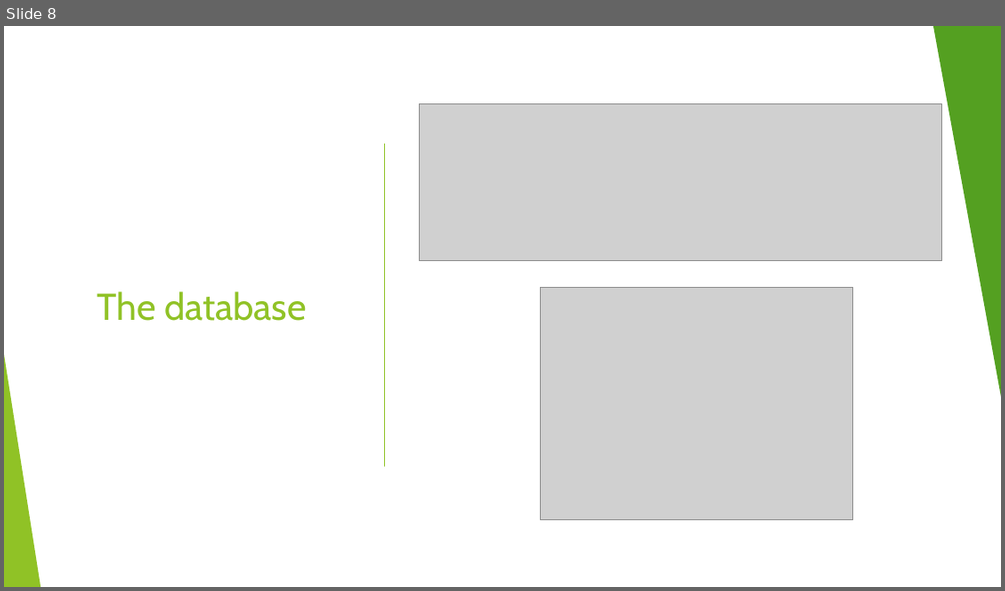
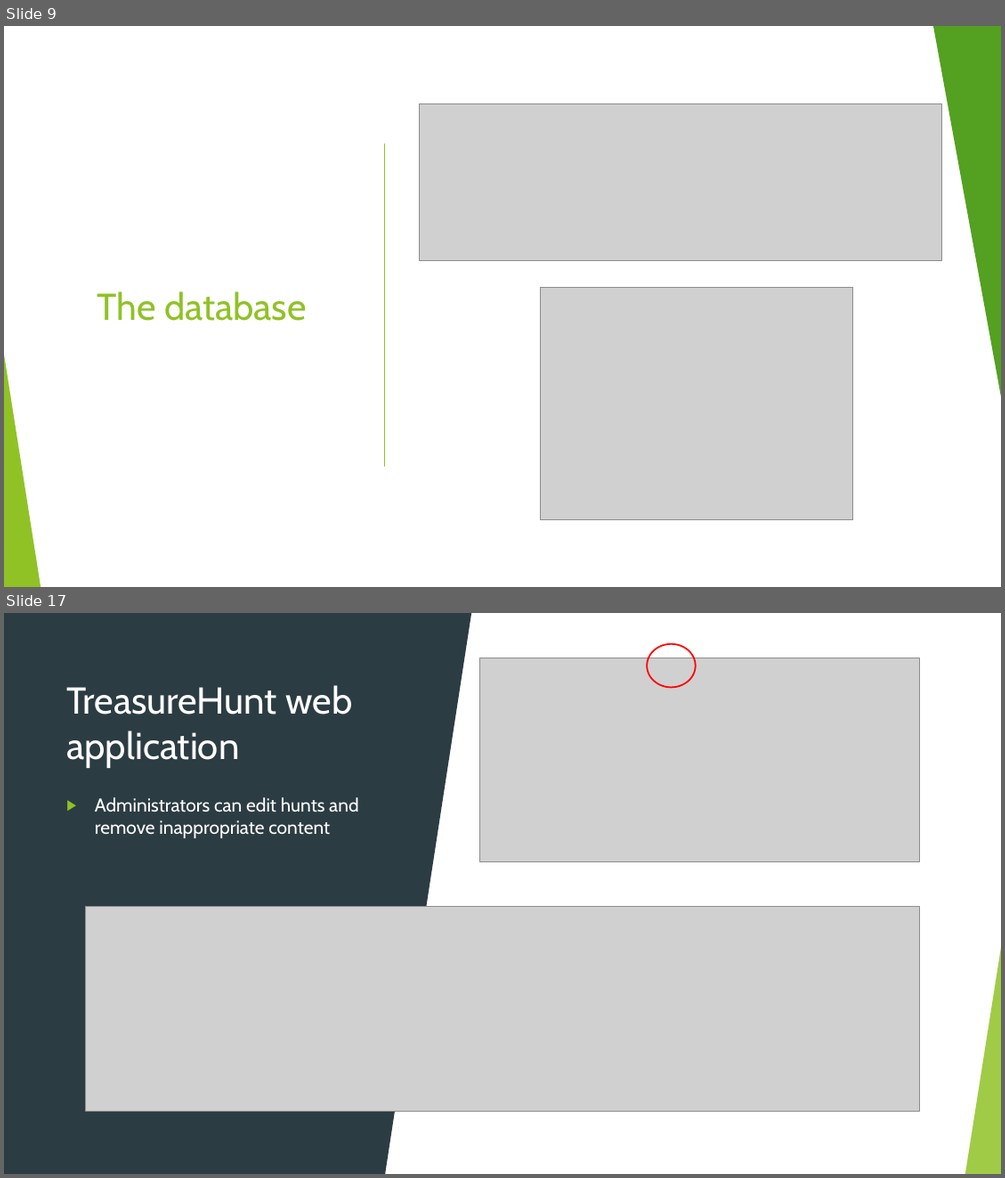
Before and after one commit to Martijn152/Cloud-Project-2020, a slide deck: Project report and presentation/TreasureHunt_Presentation.pptx. Shown one above the other, each under a label of ours: slide 8 before the commit, slides 9 and 17 after it; the slides between them are not shown. The pictures are 1005x591 and 1005x1178 pixels, drawn with LibreOffice and Linux fonts; fonts in the diff are those of the drawing; grey boxes stand for pictures. Boxes give left, top, right and bottom in pixels: in the first picture for what was removed or moved away, otherwise in the second. Text is boxed around its words. In the diff, an @@ line names an element or a change of style, - is before the commit and + after.

```diff
--- a/Project report and presentation/TreasureHunt_Presentation.pptx
+++ b/Project report and presentation/TreasureHunt_Presentation.pptx
@@ slide 17 added at (4, 613, 1001, 1174), background #FFFFFF; not listed: 10 template elements that a slide beside it also shows @@
@@ rectangle added at (4, 613, 1001, 1174), fill #FFFFFF @@
@@ rectangle added at (4, 613, 386, 1174), fill #2C3C43 @@
@@ triangle added at (386, 613, 472, 1174), fill #2C3C43 @@
@@ picture added at (479, 657, 919, 862) @@
@@ ellipse added at (647, 643, 696, 687), outline #FF0000 1.5 pt @@
@@ title added at (66, 685, 352, 768), 36 pt, text #FFFFFF @@
+TreasureHunt web application
@@ text added at (95, 797, 358, 838), 18 pt, text #FFFFFF @@
+▶ Administrators can edit hunts and remove inappropriate content
@@ picture added at (86, 907, 919, 1111) @@
@@ triangle added at (966, 941, 1001, 1174), fill #90C226 at 85% opacity @@
@@ what was slide 8 is now slide 9 @@
```
Also in this commit, not shown: 6 slides changed, 5 other slides added, 1 slide removed, 4 other files.
